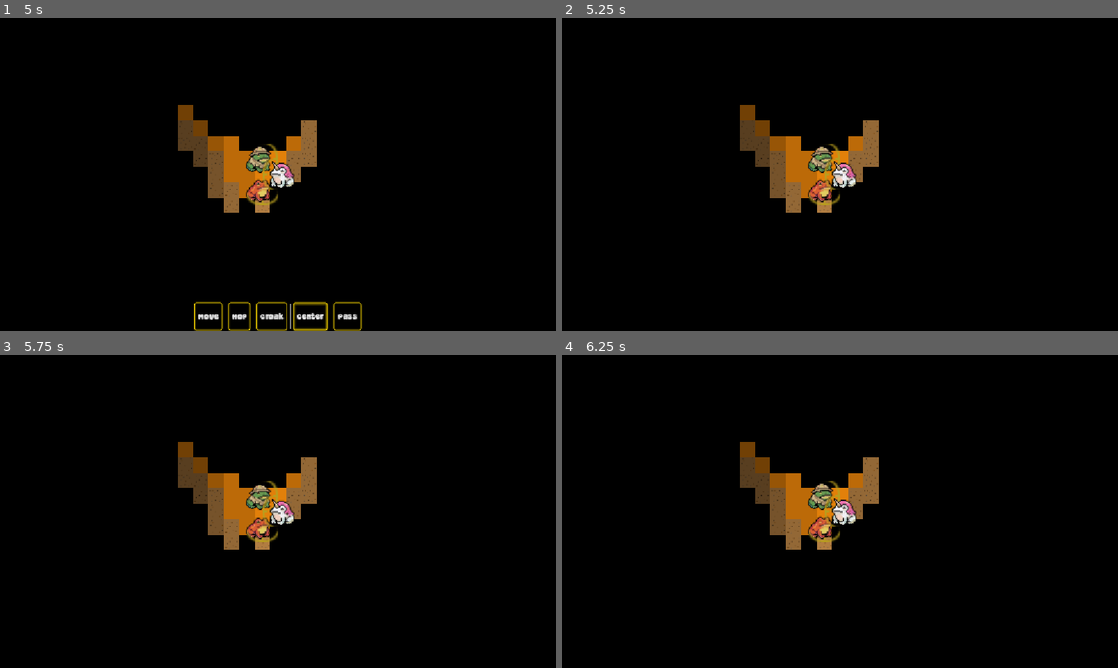
Above: before the commit, frames 1-4 (two rows, left to right).
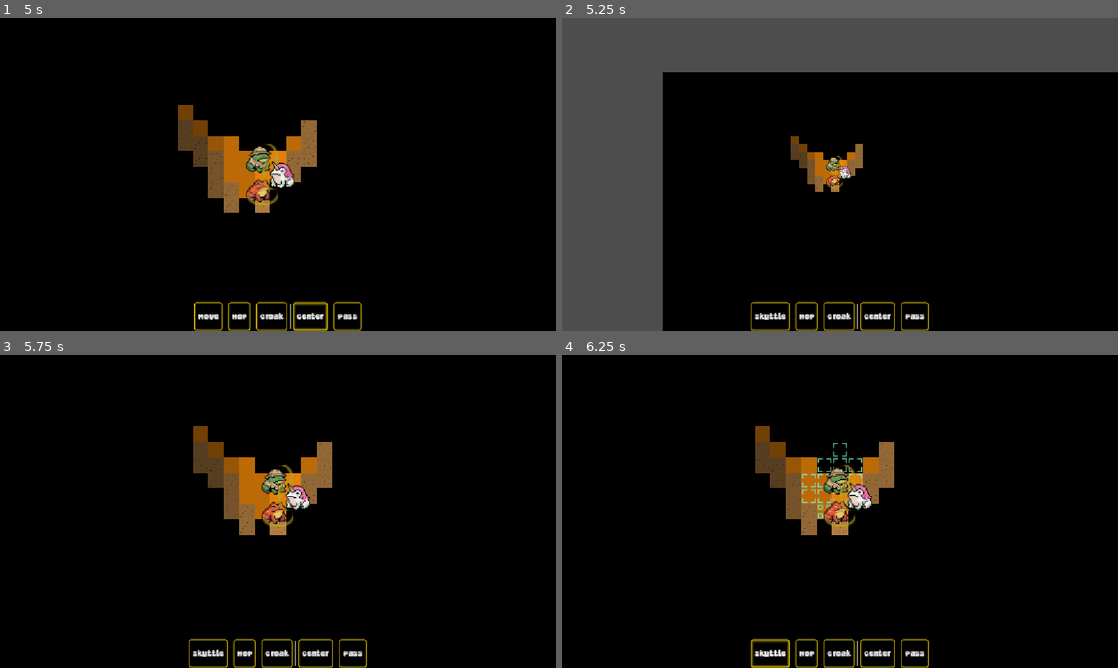
Above: after the commit, the same moments.

Repository: Habidakus/wild-jam-98-signal
Game: Godot game, scene res://scenes/main.tscn
Two runs of this game, one before a commit and one after it. Both use one fixed random seed, a clock stepped at 60 frames per second and the inputs below.
Inputs (mouse positions are in pixels of both pictures, inside the frame that each line leads up to):
- Up to frame 1 (5 s): tap Enter at 0.5 s; move the mouse to (400, 158) at 0.52 s; click (400, 158) at 0.67 s; click "Play" at 1.25 s; click "Move" at 2 s; click "Hop" at 2.75 s; click "Croak" at 3.5 s; click "Center" at 4.25 s
- Up to frame 2 (5.25 s): click "Pass" at 5 s
- Up to frame 3 (5.75 s): no input
- Up to frame 4 (6.25 s): click (767, 652) at 5.75 s, where only the run after the commit has a clickable "Skuttle"

Frame 1 is identical in both runs. In frame 2, 37% of the frame differs, in the area x 0-100%, y 0-100%; in frame 3, 6.6%; in frame 4, 6.9%.
Error before the commit: Invalid call. Nonexistent function 'is_dead' in base 'Array'. (res://scripts/sms_play.gd:234)

Commit message:
More work on getting moth abilities to work

Diff:
--- a/scripts/sms_play.gd
+++ b/scripts/sms_play.gd
@@ -16,6 +16,7 @@
 const DEATH_TIME: float = 0.25
 const TURN_TIME: float = 0.5
 const HOP_TIME: float = 0.5
+const CHARGE_TIME: float = 0.33
 const HOP_SOURCE_ID: int = 0
 const HOP_ATLAS_SELECTED: Vector2i = Vector2i(1, 0)
 const HOP_ATLAS_POTENTIAL: Vector2i = Vector2i(0, 0)
@@ -231,8 +232,8 @@
 
 func _advance_to_next_unit() -> void:
 	var f = _unit_list.pop_front()
-	if f.is_dead():
-		f.queue_free()
+	if f[0].is_dead():
+		f[0].queue_free()
 	else:
 		_unit_list.append(f)
 	_play_state = PlayState.SETUP_COMMAND
@@ -300,20 +301,24 @@
 	_play_state = PlayState.ANIMATING_COMMAND
 
 
-func _die() -> void:
+func _kill(target: UnitGraphic) -> void:
 	%AbilityLayer.clear()
+	var delay: float = DEATH_TIME
 	if _selected_ability != null:
 		var ug: UnitGraphic = _get_current_unit_graphic()
-		var delay: float = DEATH_TIME
 		if _selected_ability.activation_sound != null:
 			ug.play_sound(_selected_ability.activation_sound)
 			delay += _selected_ability.activation_sound.get_length()
-		_animation_tween = create_tween()
-		_animation_tween.tween_interval(delay)
-		ug.set_dead()
+	_animation_tween.tween_interval(delay)
+	target.set_dead()
 	_selected_ability = null
 	_ap_remaining = 0
 	_play_state = PlayState.ANIMATING_COMMAND
+
+
+func _die() -> void:
+	_animation_tween = create_tween()
+	_kill(_get_current_unit_graphic())
 
 
 func _on_center() -> void:
@@ -340,8 +345,6 @@
 
 
 func _process_setup_command(_delta: float, ug: UnitGraphic, _facing: Vector2i) -> void:
-	_on_center()
-	%PlayerControlls.show()
 	_selected_ability = null
 	_ap_remaining = ug._unit_stats.action_points
 	var stun_in_light: Ability = ug.get_ability(Ability.AbilityMechanism.STUN_IN_LIGHT)
@@ -352,13 +355,197 @@
 	if die_in_light:
 		_die()
 		return
-	_clear_ability_bar()
-	var abilities: Array[Ability] = ug.get_abilities()
-	for ability_index: int in range(0, abilities.size()):
-		if abilities[ability_index].always_on == true:
+
+	var abilities: Array[Ability] = []
+	for ability: Ability in ug.get_abilities():
+		if not ability.always_on:
+			abilities. append(ability)
+	if ug._unit_stats.unit_side == Unit.UnitSide.FROG:
+		_on_center()
+		%PlayerControlls.show()
+		_clear_ability_bar()
+		for ability_index: int in range(0, abilities.size()):
+			_add_ability_to_bar(abilities[ability_index], ability_index)
+		_play_state = PlayState.AWAITING_COMMAND_SELECTION
+	else:
+		_pick_moth_ability(abilities)
+
+
+func _pick_moth_ability(abilities: Array[Ability]) -> void:
+	Ability.sort_abilities_by_moth_priority(abilities)
+	for ability: Ability in abilities:
+		if _try_do_moth_ability(ability):
+			return
+	_on_pass()
+
+
+func _get_all_units_of_a_side(filter_side: Unit.UnitSide) -> Array[UnitGraphic]:
+	var ret_val: Array[UnitGraphic] = []
+	for entry: Array in _unit_list:
+		var ug: UnitGraphic = entry[0]
+		if ug._unit_stats.unit_side == filter_side:
+			ret_val.append(ug)
+	return ret_val
+
+
+enum PathLogic { UNDEFINED, DIRECT_FIRE, DIRECT_RUN, DIRECT_FLY }
+func _try_get_path(start: Vector2i, end: Vector2i, path_range: int, path_logic: PathLogic, ignore_nodes: Array[Node], avoid_light: bool) -> Array[Vector2i]:
+	match path_logic:
+		PathLogic.DIRECT_FIRE:
+			return _try_get_path_direct_fire(start, end, path_range, ignore_nodes, avoid_light)
+		PathLogic.DIRECT_RUN:
+			return _try_get_path_direct_travel(start, end, path_range, ignore_nodes, avoid_light, false)
+		PathLogic.DIRECT_FLY:
+			return _try_get_path_direct_travel(start, end, path_range, ignore_nodes, avoid_light, true)
+	print("Unknown PathLogic in _try_get_path(%s)" % [PathLogic.keys()[path_logic]])
+	return []
+
+
+func _try_get_path_direct_travel(start: Vector2i, end: Vector2i, search_range: int, ignore_nodes: Array[Node], avoid_light: bool, fly: bool) -> Array[Vector2i]:
+	var visited: Dictionary[Vector2i, Array] = {}
+	visited[start] = []
+	for dist: int in range(0, search_range):
+		for map_loc: Vector2i in visited.keys():
+			if visited[map_loc].size() != dist:
+				continue
+			for dir: Vector2i in [Vector2i.UP, Vector2i.RIGHT, Vector2i.DOWN, Vector2i.LEFT]:
+				var next_loc: Vector2i = dir + map_loc
+				if next_loc == end:
+					var ret_val: Array[Vector2i] = []
+					for step: Vector2i in visited[map_loc]:
+						ret_val.append(step)
+					ret_val.append(next_loc)
+					return ret_val
+				if visited.has(next_loc):
+					continue
+				var next_coord: int = next_loc.x * _max_y + next_loc.y
+				if _walls[next_coord]:
+					continue
+				if avoid_light:
+					if %FogOfWarLayer.get_cell_atlas_coords(next_loc).x < 3:
+						continue
+				var o: Node = _get_child_at(map_loc)
+				if o != null:
+					if not ignore_nodes.has(o):
+						if (o is MapObjectGraphic):
+							if fly and (o as MapObjectGraphic).blocks_fly():
+								continue
+							elif not fly and (o as MapObjectGraphic).blocks_walk():
+								continue
+						elif (o is UnitGraphic):
+							continue
+				var next_path: Array[Vector2i] = []
+				for step: Vector2i in visited[map_loc]:
+					next_path.append(step)
+				next_path.append(next_loc)
+				visited[next_loc] = next_path
+	return []
+
+
+func _try_get_path_direct_fire(start: Vector2i, end: Vector2i, path_range: int, ignore_nodes: Array[Node], avoid_light: bool) -> Array[Vector2i]:
+	var ret_val: Array[Vector2i] = []
+	for map_loc: Vector2i in _calculate_bresenham_path(start, end):
+		if map_loc == start:
 			continue
-		_add_ability_to_bar(abilities[ability_index], ability_index)
-	_play_state = PlayState.AWAITING_COMMAND_SELECTION
+		if map_loc == end:
+			if ret_val.size() <= path_range:
+				ret_val.append(end)
+				return ret_val
+			else:
+				return []
+		var map_coord: int = map_loc.x * _max_y + map_loc.y
+		if _walls[map_coord]:
+			return []
+		if avoid_light:
+			if %FogOfWarLayer.get_cell_atlas_coords(map_loc).x < 3:
+				return []
+		var o: Node = _get_child_at(map_loc)
+		if o != null:
+			if not ignore_nodes.has(o):
+				if (o is MapObjectGraphic):
+					if (o as MapObjectGraphic).blocks_fly():
+						return []
+				elif (o is UnitGraphic):
+					return []
+		if ret_val.size() <= path_range:
+			ret_val.append(map_loc)
+		else:
+			return []
+	if ret_val.size() <= path_range:
+		return ret_val
+	else:
+		return []
+
+
+func _calculate_bresenham_path(start: Vector2i, end: Vector2i) -> Array[Vector2i]:
+	var ret_val: Array[Vector2i] = []
+	var dx: int = abs(end.x - start.x)
+	var dy: int = abs(end.y - start.y)
+	var sx: int = 1 if start.x < end.x else -1
+	var sy: int = 1 if start.y < end.y else -1
+	var e1: int = dx - dy
+	while start != end:
+		var e2: int = 2 * e1
+		var changed: bool = false
+		if e2 > -dy:
+			e1 -= dy
+			start += Vector2i(sx, 0)
+			changed = true
+		if e2 < dx:
+			e1 += dx
+			start += Vector2i(0, sy)
+			changed = true
+		if changed:
+			ret_val.append(start)
+	return ret_val
+
+
+func _try_do_moth_ability(ability: Ability) -> bool:
+	var moth: UnitGraphic = _get_current_unit_graphic()
+	var moth_map_loc: Vector2i = %TerrainLayer.local_to_map(moth.position)
+	var all_frogs: Array[UnitGraphic] = _get_all_units_of_a_side(Unit.UnitSide.FROG)
+	match ability.mechanism:
+		Ability.AbilityMechanism.DAMAGE:
+			for frog: UnitGraphic in all_frogs:
+				var frog_map_loc: Vector2i = %TerrainLayer.local_to_map(frog.position)
+				if not _try_get_path(moth_map_loc, frog_map_loc, ability.ability_range, PathLogic.DIRECT_FIRE, [frog], false).is_empty():
+					_play_state = PlayState.ANIMATING_COMMAND
+					moth.start_attack_animation()
+					_ap_remaining -= _selected_ability.ap_cost
+					_animation_tween = create_tween()
+					_kill(frog)
+					return true
+			return false
+		Ability.AbilityMechanism.CHARGE:
+			return _try_do_moth_charge(ability, moth_map_loc, all_frogs, false)
+		Ability.AbilityMechanism.CHARGE_WITH_FLY:
+			return _try_do_moth_charge(ability, moth_map_loc, all_frogs, true)
+		#Ability.AbilityMechanism.PULL:
+		#Ability.AbilityMechanism.FLY:
+		#Ability.AbilityMechanism.WALK:
+		#Ability.AbilityMechanism.HOP:
+		#Ability.AbilityMechanism.RIBBIT_RADAR:
+		#Ability.AbilityMechanism.ILLUMINATE:
+		#Ability.AbilityMechanism.STUN_IN_LIGHT:
+		#Ability.AbilityMechanism.DIE_IN_LIGHT:
+	print("Artificial opponent doesn't know how to perform %s mechanisms for moths" % [Ability.AbilityMechanism.keys()[ability.mechanism]])
+	return false
+
+
+func _try_do_moth_charge(ability: Ability, moth_map_loc: Vector2i, all_frogs: Array[UnitGraphic], fly: bool) -> bool:
+	for frog: UnitGraphic in all_frogs:
+		var frog_map_loc: Vector2i = %TerrainLayer.local_to_map(frog.position)
+		var path_logic: PathLogic = PathLogic.DIRECT_FLY if fly else PathLogic.DIRECT_RUN
+		var path: Array[Vector2i] = _try_get_path(moth_map_loc, frog_map_loc, ability.ability_range, path_logic, [frog], true)
+		if not path.is_empty():
+			_play_state = PlayState.ANIMATING_COMMAND
+			_ap_remaining -= _selected_ability.ap_cost
+			_animation_payload = [path]
+			_animation_tween = create_tween()
+			_animation_tween.tween_method(_animate_charge, 0.0, 1.0, CHARGE_TIME * path.size())
+			_kill(frog)
+			return true
+	return false
 
 
 func _process_awaiting_command_configuration(_delta: float, ug: UnitGraphic, facing: Vector2i) -> void:
@@ -452,21 +639,27 @@
 			elif full_path[full_path.size() - 1] != closest_map_loc_to_mouse:
 				full_path.append(closest_map_loc_to_mouse)
 			_animation_payload = [ug_map_loc, facing, full_path, final_facing]
-			#var delta: Vector2i = (closest_map_loc_to_mouse - ug_map_loc)
-			#delta = delta / delta.length()
-			#if delta != facing:
-				#if delta + facing == Vector2i.ZERO:
-					#var mid: Vector2i = Vector2i(1, 0) if delta.x == 0 else Vector2i(0, 1)
-					#if randi() % 2 == 0:
-						#mid = mid * Vector2i(-1, -1)
-					#_animation_tween.tween_method(_animate_turn, Vector2(facing), Vector2(mid), TURN_TIME / 2.0)
-					#_animation_tween.tween_method(_animate_turn, Vector2(mid), Vector2(delta), TURN_TIME / 2.0)
-				#else:
-					#_animation_tween.tween_method(_animate_turn, Vector2(facing), Vector2(delta), TURN_TIME / 2.0)
 			_animation_tween.tween_method(_animate_walk, 0.0, 1.0, WALK_TIME * mouse_path.size())
 			_animation_tween.tween_callback(_animate_walk.bind(2.0))
-			#_animation_tween.tween_callback(_animate_hop.bind(2.0))
 			_play_state = PlayState.ANIMATING_COMMAND
+
+
+func _animate_charge(fraction: float) -> void:
+	# TODO: Rather than an array of vectors, the mouse path should be an array of actions either:
+	# a) move single cell in a cardinal direction
+	# b) turn to another setting
+	# Then we can spend time turning and animate moving
+	var path: Array = _animation_payload[2]
+	var path_size: int = path.size()
+	var index: int = int(clamp(0, path_size - 1, float(path_size) * fraction))
+	var ug: UnitGraphic = _get_current_unit_graphic()
+	var current_map_loc: Vector2i = %TerrainLayer.local_to_map(ug.position)
+	var map_loc: Vector2i = path[index]
+	if current_map_loc != map_loc:
+		var dir: Vector2i = map_loc - current_map_loc
+		_update_current_unit_facing(dir)
+	ug.position = %TerrainLayer.map_to_local(map_loc)
+	_update_fog_of_war()
 
 
 func _animate_walk(fraction: float) -> void:
@@ -685,25 +878,25 @@
 			if dist[coord] != max_dist:
 				continue
 			var up: int = coord - 1
-			if not _walls[up] and not dist.has(up):
+			if not _walls[up] and not dist.has(up) and _coord_has_source_id(up):
 				dist[up] = max_dist + 1
 				if not _has_wall_neighbors(up):
 					possible_locs.append(up)
 				completed = false
 			var down: int = coord + 1
-			if not _walls[down] and not dist.has(down):
+			if not _walls[down] and not dist.has(down) and _coord_has_source_id(down):
 				dist[down] = max_dist + 1
 				if not _has_wall_neighbors(down):
 					possible_locs.append(down)
 				completed = false
 			var left: int = coord - _max_y
-			if not _walls[left] and not dist.has(left):
+			if not _walls[left] and not dist.has(left) and _coord_has_source_id(left):
 				dist[left] = max_dist + 1
 				if not _has_wall_neighbors(left):
 					possible_locs.append(left)
 				completed = false
 			var right: int = coord + _max_y
-			if not _walls[right] and not dist.has(right):
+			if not _walls[right] and not dist.has(right) and _coord_has_source_id(right):
 				dist[right] = max_dist + 1
 				if not _has_wall_neighbors(right):
 					possible_locs.append(right)
@@ -716,6 +909,11 @@
 	return Vector2i(int(coord / float(_max_y)), coord % _max_y)
 
 
+func _coord_has_source_id(coord: int) -> bool:
+	var map_loc: Vector2i = Vector2i(int(coord / float(_max_y)), coord % _max_y)
+	return (%TerrainLayer as TileMapLayer).get_cell_source_id(map_loc) != -1
+
+
 func _has_wall_neighbors(coord: int) -> bool:
 	if _walls[coord - 1]:
 		return true
@@ -738,9 +936,12 @@
 				continue
 			if _has_wall_neighbors(i):
 				continue
+			var map_loc: Vector2i = Vector2i(x, y)
+			if (%TerrainLayer as TileMapLayer).get_cell_source_id(map_loc) == -1:
+				continue
 			seen += 1
 			if seen < 2 or (randi() % seen) == 1:
-				ret_val = Vector2i(x, y)
+				ret_val = map_loc
 	return ret_val
 
 
